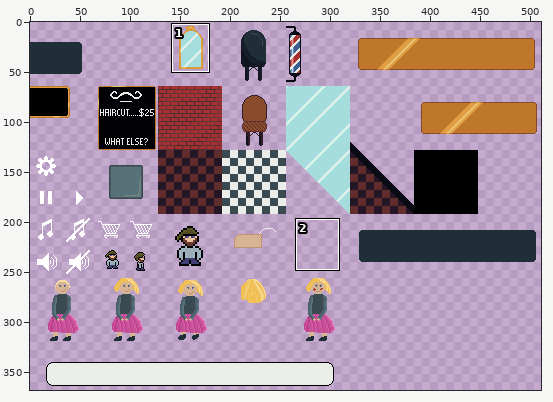
Two states of a sprite sheet, assets/ld51.png. The picture above shows the old version from afar; the outline marks the close-up.
Close-up. Earlier state:
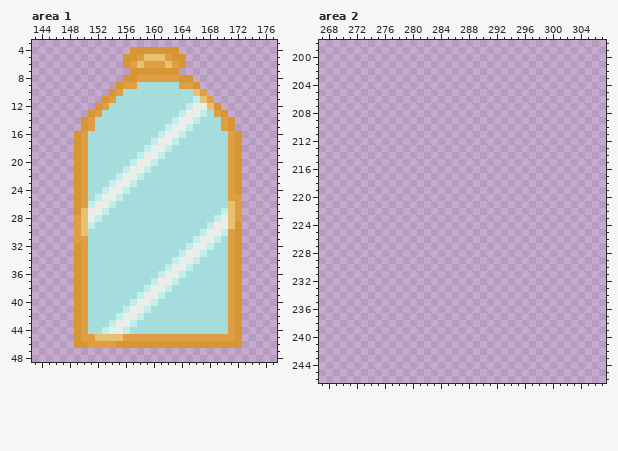
The file is 512x512 pixels. Colours within 5 levels of each other are drawn and written as one. Shown: area 1: x 143..177, y 3..48; area 2: x 267..307, y 198..246. The wide view leaves out empty margins. The commit also changed other parts of the picture, which this record leaves out.
The result:
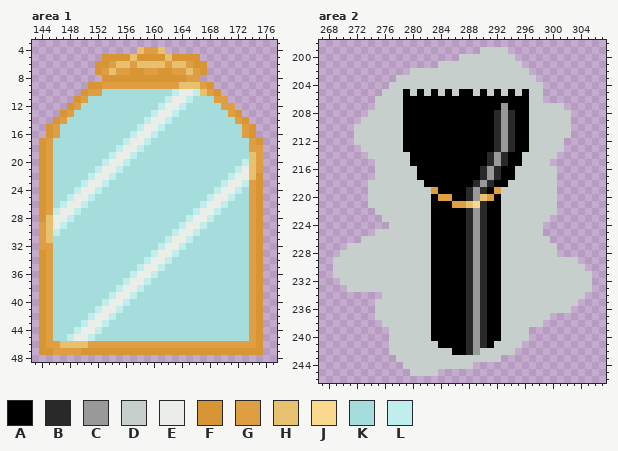
Palette (. is transparent): A #000000  B #292929  C #999999  D #c7cfcc  E #ebede9  F #d89533  G #de9e41  H #e8c170  J #fad890  K #a4dddb  L #bfeeec
What changed:
Changed rows in their new state; - is an unchanged pixel.
Area 1:
first column x 144:
 4 -------------.HGGH..------------
 5 ---------FFF-HFFFFH--FF---------
 6 --------FFGHH--HHHGHHGFF--------
 7 --------FGHGG--GG--GGHGF--------
 8 ---------FFF--FFFFFF-GG---------
 9 -------FFGGG--GGGGGGHHHGF-------
10 ------FGGKKK-------LEELHGF------
11 -----FGKKKK-------LEELKKKGG-----
12 ----FGKKKK-------LEELKKKKKGG----
13 ---FGKKKK-------LEELKKKK-KKGF---
14 --FGKKKK-------LEELKKKK---KKGF--
15 -FGKKKKK------LEELKKKK----KKKGF-
16 -FGKKKK------LEELKKKK------KKGF-
17 FGKKKKK-----LEELKKKK-------KKKGF
18 FGKKKKK----LEELKKKK--------KKKGG
19 FGKKKKK---LEELKKKK---------KKKHG
20 FGKKKKK--LEELKKKK----------KKLHG
21 FGKKKKK-LEELKKKK-----------KLEHG
22 FGKKKKKLEELKKKK------------LEEHF
23 FGKKKKLEELKKKK------------LEELGF
24 FGKKKLEELKKKK------------LEELKGF
25 FGKKLEELKKKK------------LEELKKGF
26 FGKLEELKKKK------------LEELKKKGF
27 FGLEELKKKK------------LEELKKKKGF
28 FHEELKKKK------------LEELKKKKKGF
29 GHELKKKK------------LEELKKKKKKGF
30 GHLKKKK------------LEELKKKKKKKGF
31 GHKKKKK-----------LEELKKKK-KKKGF
32 GGKKKKK----------LEELKKKK--KKKGF
33 FGKKKKK---------LEELKKKK---KKKGF
34 FGKKKKK--------LEELKKKK----KKKGF
35 FGKKKKK-------LEELKKKK-----KKKGF
36 FGKKKKK------LEELKKKK------KKKGF
37 FGKKKKK-----LEELKKKK-------KKKGF
38 FGKKKKK----LEELKKKK--------KKKGF
39 FGKKKKK---LEELKKKK---------KKKGF
40 FGKKKKK--LEELKKKK----------KKKGF
41 FGKKKKK-LEELKKKK-----------KKKGF
42 FGKKKKKLEELKKKK------------KKKGF
43 FGKKKKLEELKKKK-------------KKKGF
44 FGKKKLEELKKKK--------------KKKGF
45 FGKKLEELKKKKKKKKKKKKKKKKKKKKKKGF
46 FGGHHHH----GGGGGGGGGGGGGGGGGGGGF
47 FFGGGGFFFFFFFFFFFFFFFFFFFFFFFFFF
Area 2:
first column x 269:
199 ---------------------DDDD------------
200 ------------------DDDDDDDD-----------
201 ---------------DDDDDDDDDDDD----------
202 -----------DDDDDDDDDDDDDDDDD---------
203 ---------DDDDDDDDDDDDDDDDDDDD--------
204 --------DDDDDDDDDDDDDDDDDDDDDD-------
205 -------DDDADADADADAADADADADADD-------
206 ------DDDDAAAAAAAAAAAAAAAAAADD-------
207 ------DDDDAAAAAAAAAAAAAACAAADDDDD----
208 -----DDDDDAAAAAAAAAAAAABCBAADDDDDD---
209 ----DDDDDDAAAAAAAAAAAAABCBAADDDDDD---
210 ---DDDDDDDAAAAAAAAAAAAABCBAADDDDDD---
211 ---DDDDDDDAAAAAAAAAAAAABCBAADDDDDD---
212 ---DDDDDDDAAAAAAAAAAAAABCBAADDDDD----
213 ----DDDDDDAAAAAAAAAAAAABCBAADDDDD----
214 -----DDDDDDAAAAAAAAAAABCBAADDDDD-----
215 ------DDDDDAAAAAAAAAAABCBAADDDD------
216 ------DDDDDDAAAAAAAAABCBAADDDDDD-----
217 ------DDDDDDAAAAAAAAABCBAADDDDDD-----
218 -----DDDDDDDDAAAAAAABCBAADDDDDDD-----
219 -----DDDDDDDDDGAAAABCBAGDDDDDDDD-----
220 -----DDDDDDDDDAGGAABCHGADDDDDDDD-----
221 -----DDDDDDDDDAAAGGHJBAADDDDDDDD-----
222 ------DDDDDDDDAAAAABCBAADDDDDDDD-----
223 -------DDDDDDDAAAAABCBAADDDDDDD------
224 --------DDDDDDAAAAABCBAADDDDDD-------
225 ------DDDDDDDDAAAAABCBAADDDDDD-------
226 ----DDDDDDDDDDAAAAABCBAADDDDDDD------
227 --DDDDDDDDDDDDAAAAABCBAADDDDDDDD-----
228 -DDDDDDDDDDDDDAAAAABCBAADDDDDDDD-----
229 DDDDDDDDDDDDDDAAAAABCBAADDDDDDDDDDD--
230 DDDDDDDDDDDDDDAAAAABCBAADDDDDDDDDDDD-
231 DDDDDDDDDDDDDDAAAAABCBAADDDDDDDDDDDDD
232 -DDDDDDDDDDDDDAAAAABCBAADDDDDDDDDDDDD
233 --DDDDDDDDDDDDAAAAABCBAADDDDDDDDDDDDD
234 -------DDDDDDDAAAAABCBAADDDDDDDDDDDD-
235 ------DDDDDDDDAAAAABCBAADDDDDDDDDDD--
236 ------DDDDDDDDAAAAABCBAADDDDDDDDDD---
237 ------DDDDDDDDAAAAABCBAADDDDDDD------
238 -------DDDDDDDAAAAABCBAADDDDDD-------
239 --------DDDDDDAAAAABCBAADDDD---------
240 --------DDDDDDAAAAABCBAADDDD---------
241 --------DDDDDDDAAAABCBADDDD----------
242 --------DDDDDDDDDAABCDDDDD-----------
243 ---------DDDDDDDDDDDDDDD-------------
244 ----------DDDDDDDDDD-----------------
245 -----------DDDD----------------------
Changed places in both close-ups, as pixel boxes (x1, y1, x2, y2):
changed: (39, 47, 263, 355)
added: (333, 47, 592, 376)
